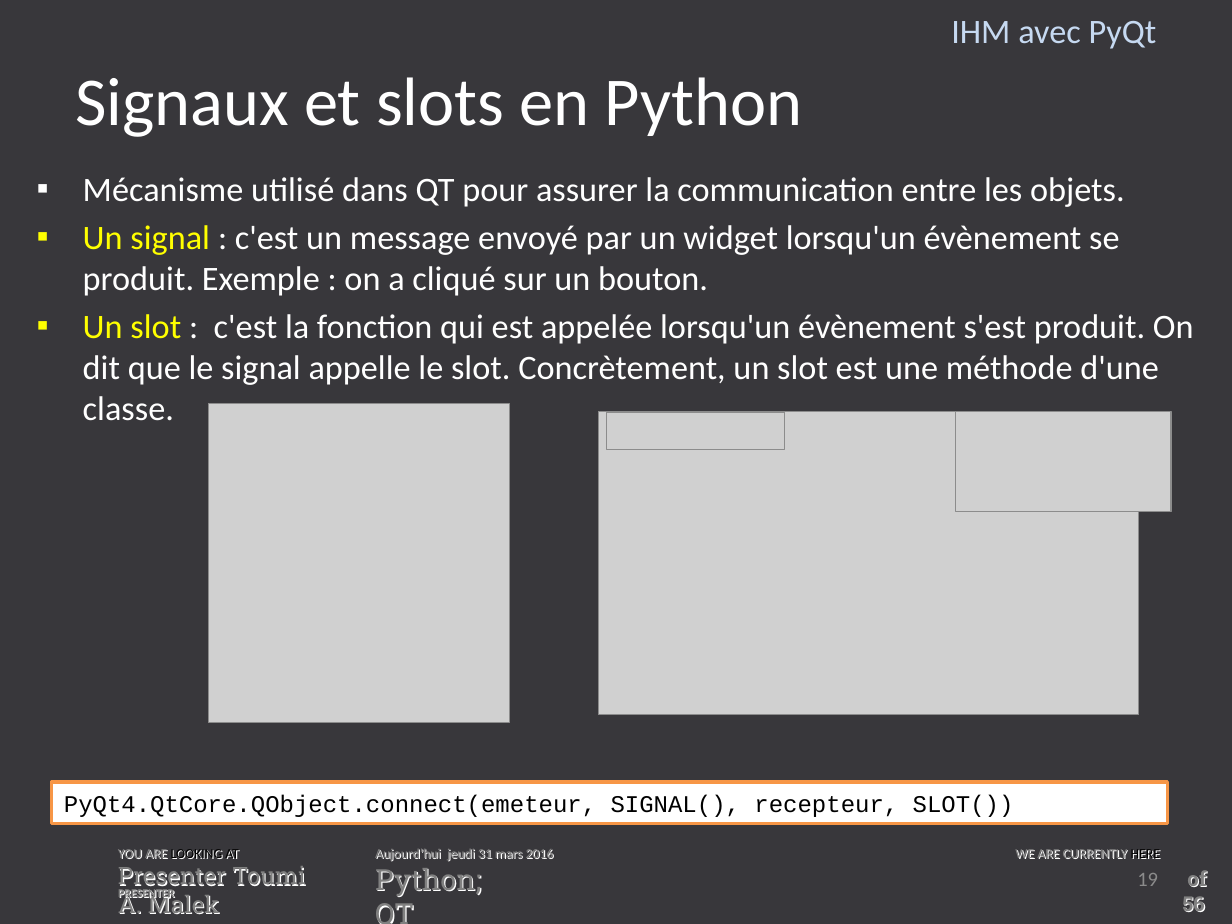
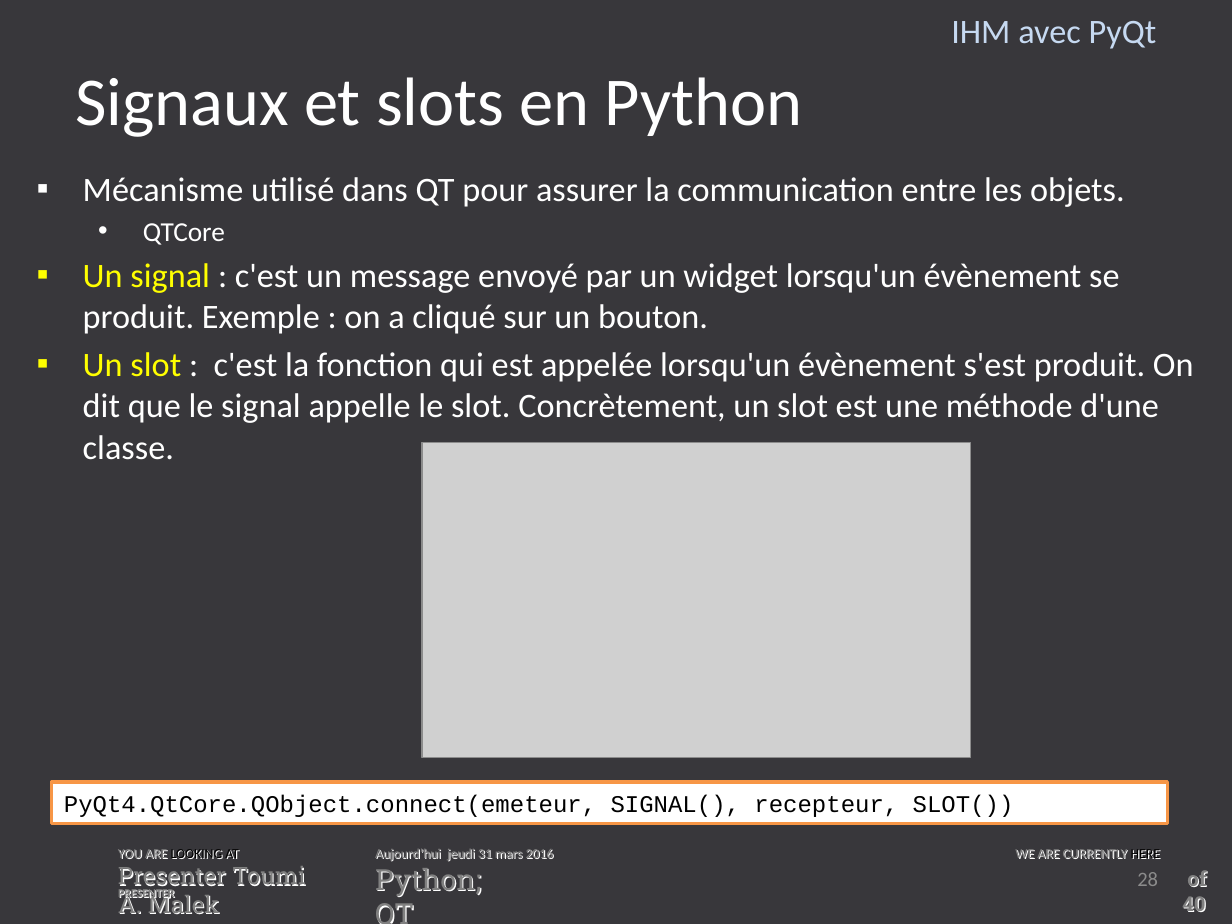
Before and after one commit to toumiab/Trans_python, a slide deck: slide 28 of Les_transparent/IHM_Python.pptx (slide 19 before the commit). Drawn at 1232x924 pixels with LibreOffice and Linux fonts; fonts in the diff are those of the drawing; grey boxes stand for pictures; background and template pictures are left out. Boxes give left, top, right and bottom in pixels: in the first picture for what was removed or moved away, otherwise in the second. Text is boxed around its words. In the diff, an @@ line names an element or a change of style, - is before the commit and + after.

```diff
--- a/Les_transparent/IHM_Python.pptx
+++ b/Les_transparent/IHM_Python.pptx
@@ text at bbox=[143, 223, 225, 245]: paragraph added @@
+  • QTCore
@@ picture removed at bbox=[208, 404, 509, 723] @@
@@ picture removed at bbox=[599, 411, 1140, 715] @@
@@ picture removed at bbox=[606, 411, 785, 448] @@
@@ picture removed at bbox=[956, 411, 1172, 511] @@
@@ picture added at bbox=[423, 442, 971, 758] @@
@@ page number at bbox=[1137, 872, 1158, 886]: text changed @@
-19
+28
@@ text at bbox=[1182, 870, 1206, 912]: text changed @@
-of 56
+of 40
```
Also in this commit, not shown: 19 other slides changed, 20 slides added, 6 slides removed, 1 other file.
